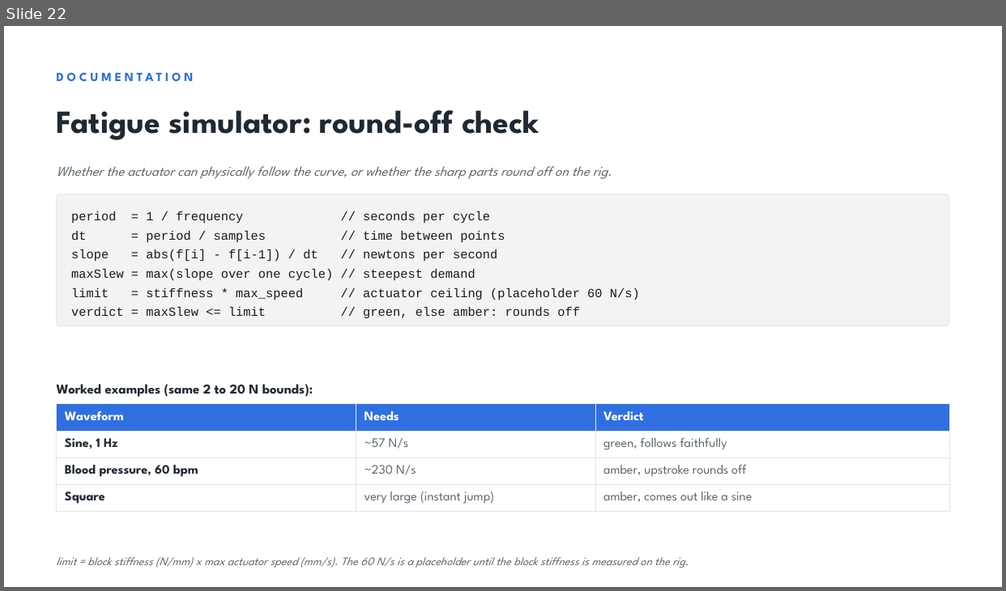
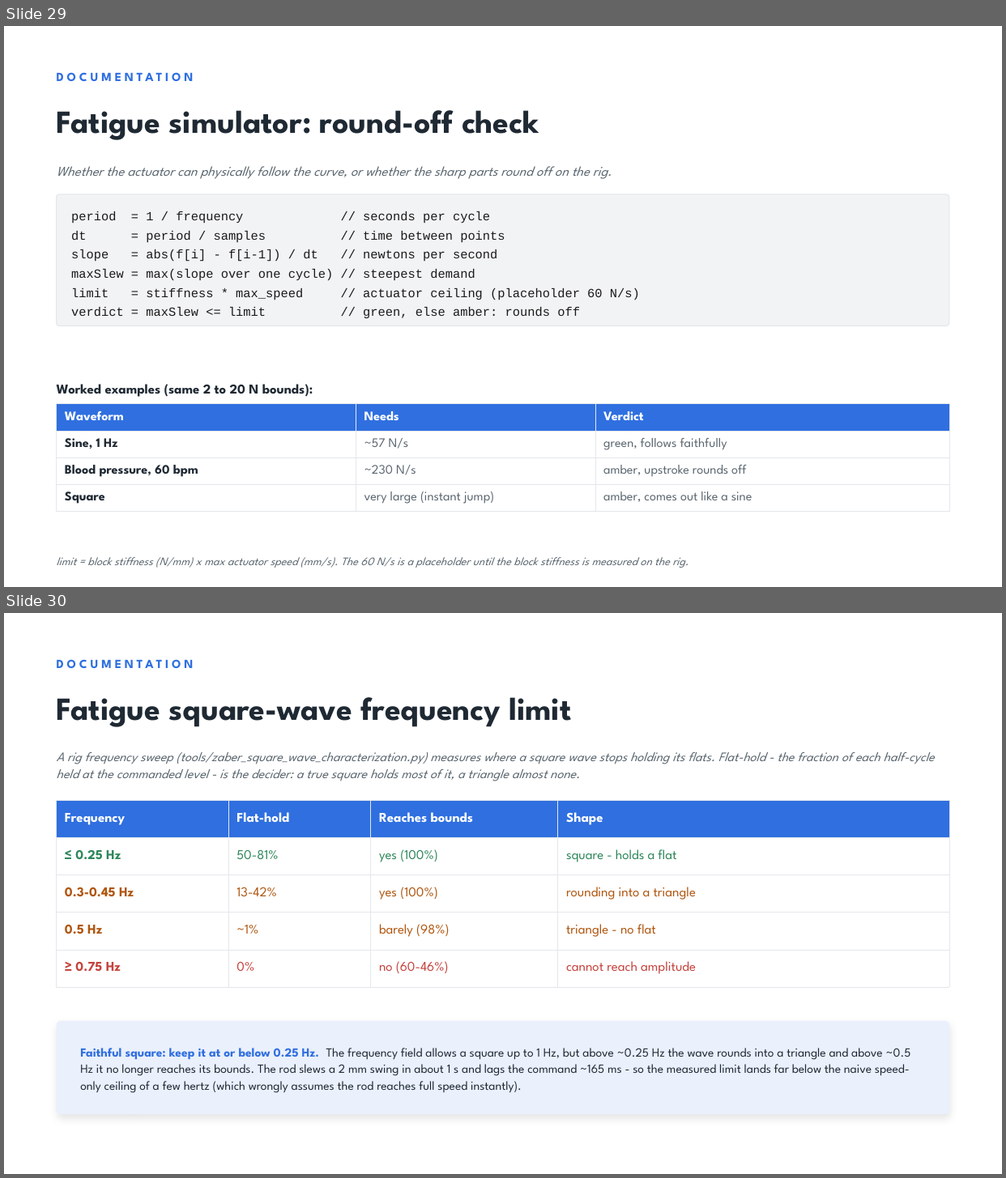
Before and after one commit to jacqchuang09/test_fixture, a slide deck: slideshow/Test_Fixture_GUI_Update.pptx. Shown one above the other, each under a label of ours: slide 22 before the commit, slides 29 and 30 after it. The pictures are 1006x591 and 1006x1178 pixels, drawn with LibreOffice and Linux fonts; fonts in the diff are those of the drawing. Boxes give left, top, right and bottom in pixels: in the first picture for what was removed or moved away, otherwise in the second. Text is boxed around its words. In the diff, an @@ line names an element or a change of style, - is before the commit and + after.

```diff
--- a/slideshow/Test_Fixture_GUI_Update.pptx
+++ b/slideshow/Test_Fixture_GUI_Update.pptx
@@ slide 30 added at (4,613,1002,1174), background #FFFFFF @@
@@ text added at (57,652,949,675), 12 pt, text #2F6FE0, bold @@
+DOCUMENTATION
@@ text added at (57,697,571,727), 31 pt, text #1F2933, bold @@
+Fatigue square-wave frequency limit
@@ text added at (57,752,935,781), 12.5 pt, text #5B6770, italic @@
+A rig frequency sweep (tools/zaber_square_wave_characterization.py) measures where a square wave stops holding its flats. Flat-hold - the fraction of each half-cycle held at the commanded level - is the decider: a true square holds most of it, a triangle almost none.
@@ table added at (57,800,949,977), 5 rows, 4 columns @@
+Frequency | Flat-hold | Reaches bounds | Shape
+≤ 0.25 Hz | 50-81% | yes (100%) | square - holds a flat
+0.3-0.45 Hz | 13-42% | yes (100%) | rounding into a triangle
+0.5 Hz | ~1% | barely (98%) | triangle - no flat
+≥ 0.75 Hz | 0% | no (60-46%) | cannot reach amplitude
@@ rounded rectangle added at (57,1021,949,1114), fill #EAF0FC @@
@@ text added at (80,1048,911,1093), 12 pt, text #1F2933 @@
+Faithful square: keep it at or below 0.25 Hz. The frequency field allows a square up to 1 Hz, but above ~0.25 Hz the wave rounds into a triangle and above ~0.5 Hz it no longer reaches its bounds. The rod slews a 2 mm swing in about 1 s and lags the command ~165 ms - so the measured limit lands far below the naive speed-only ceiling of a few hertz (which wrongly assumes the rod reaches full speed instantly).
@@ what was slide 22 is now slide 29 @@
```
Also in this commit, not shown: 7 slides changed, 3 other slides added, 6 other files.
